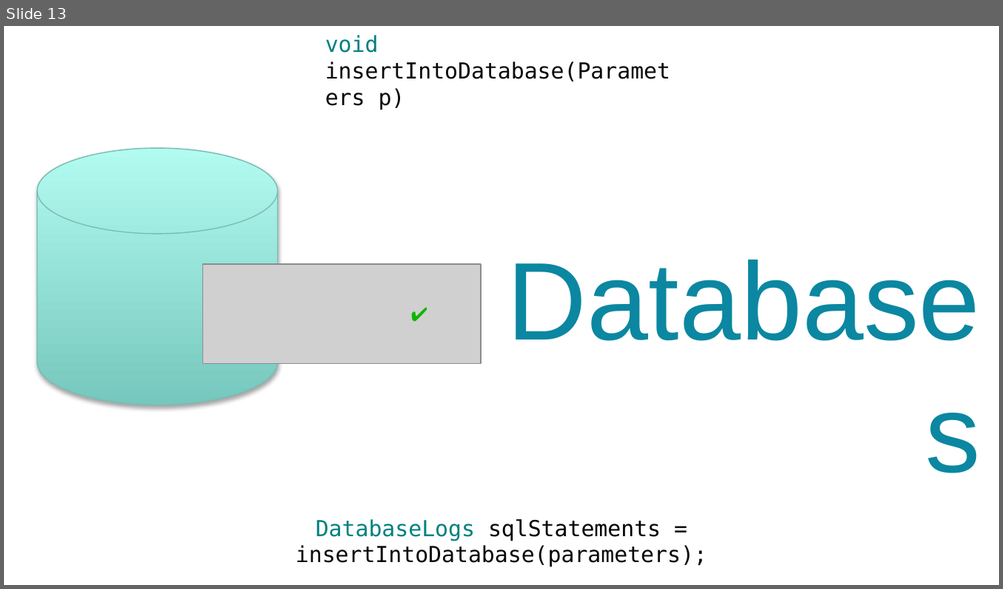
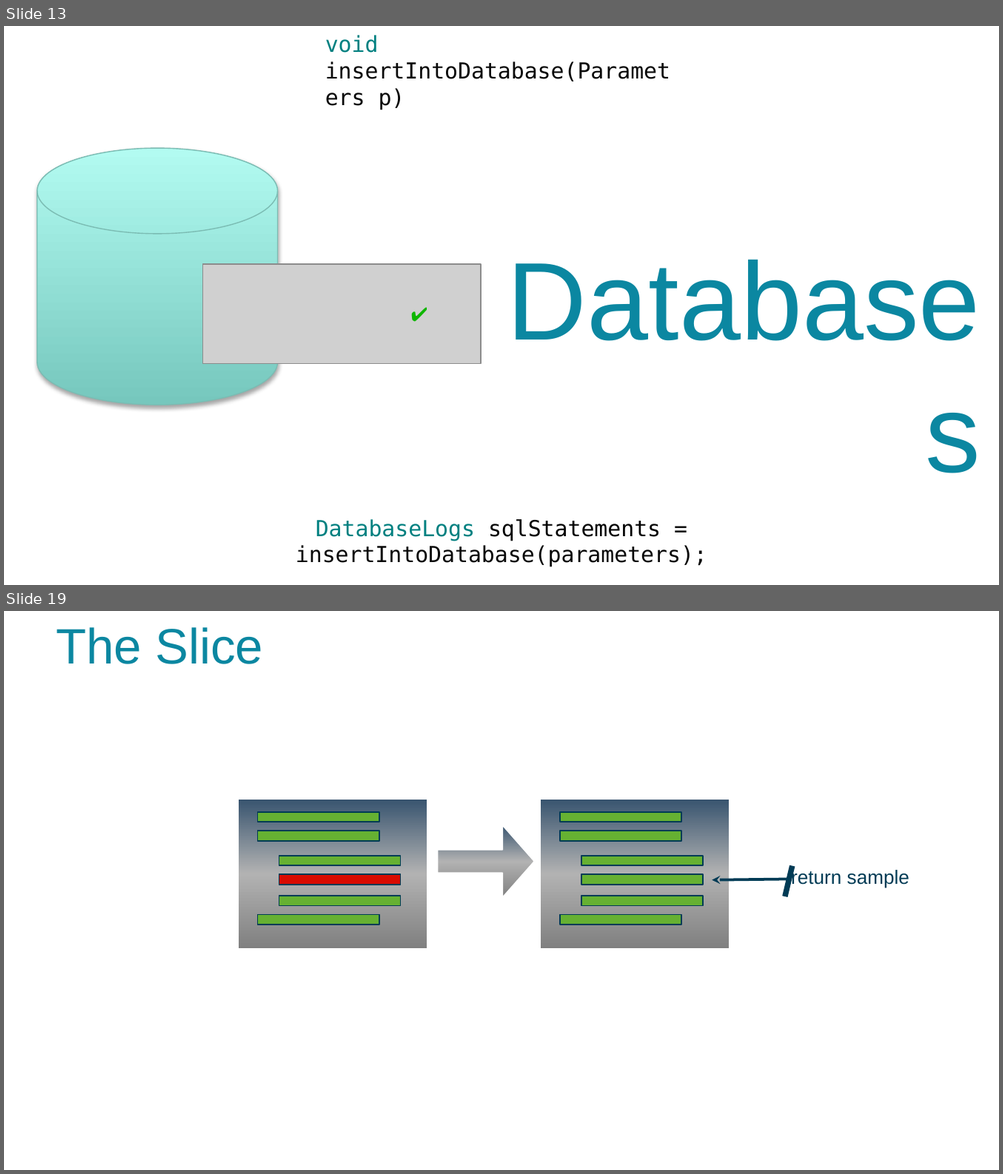
Before and after one commit to LearnWithLlew/TestingLegacyCodeCourse.slides, a slide deck: 05 Functional Harness Retro.pptx. Shown one above the other, each under a label of ours: slide 13 before the commit, slides 13 and 19 after it; the slides between them are not shown. The pictures are 1003x589 and 1003x1174 pixels, drawn with LibreOffice and Linux fonts; fonts in the diff are those of the drawing; grey boxes stand for pictures. Boxes give left, top, right and bottom in pixels: in the first picture for what was removed or moved away, otherwise in the second. Text is boxed around its words. In the diff, an @@ line names an element or a change of style, - is before the commit and + after.

```diff
--- a/05 Functional Harness Retro.pptx
+++ b/05 Functional Harness Retro.pptx
@@ slide 19 added at (x1=4, y1=611, x2=999, y2=1170), background #FFFFFF @@
@@ title added at (x1=56, y1=627, x2=264, y2=664), 36 pt, text #0B87A1 @@
+The Slice
@@ rectangle added at (x1=238, y1=799, x2=427, y2=949), fill gradient #808080 to #B2B2B2 to #385470, outline #FFFFFF 1 pt @@
@@ rectangle added at (x1=540, y1=799, x2=729, y2=949), fill gradient #808080 to #B2B2B2 to #385470, outline #FFFFFF 1 pt @@
@@ rectangle added at (x1=258, y1=831, x2=379, y2=840), fill #66B132, outline #003B55 1 pt @@
@@ rectangle added at (x1=258, y1=812, x2=379, y2=822), fill #66B132, outline #003B55 1 pt @@
@@ right arrow added at (x1=438, y1=825, x2=535, y2=897), fill gradient #808080 to #B2B2B2 to #385470, outline #FFFFFF 1 pt @@
@@ rectangle added at (x1=560, y1=831, x2=681, y2=840), fill #66B132, outline #003B55 1 pt @@
@@ rectangle added at (x1=560, y1=812, x2=681, y2=822), fill #66B132, outline #003B55 1 pt @@
@@ rectangle added at (x1=279, y1=874, x2=400, y2=885), fill #D90B00, outline #003B55 1 pt @@
@@ rectangle added at (x1=279, y1=856, x2=400, y2=866), fill #66B132, outline #003B55 1 pt @@
@@ rectangle added at (x1=581, y1=856, x2=702, y2=866), fill #66B132, outline #003B55 1 pt @@
@@ rectangle added at (x1=581, y1=874, x2=702, y2=885), fill #66B132, outline #003B55 1 pt @@
@@ line added from (791, 866) to (785, 897), #003B55 4 pt @@
@@ text added at (x1=791, y1=869, x2=909, y2=889), 14 pt, text #003B55 @@
+return sample
@@ rectangle added at (x1=279, y1=895, x2=400, y2=906), fill #66B132, outline #003B55 1 pt @@
@@ rectangle added at (x1=581, y1=895, x2=702, y2=906), fill #66B132, outline #003B55 1 pt @@
@@ arrow added from (790, 880) to (712, 880), #003B55 2 pt @@
@@ rectangle added at (x1=258, y1=914, x2=379, y2=924), fill #66B132, outline #003B55 1 pt @@
@@ rectangle added at (x1=560, y1=914, x2=681, y2=924), fill #66B132, outline #003B55 1 pt @@
```
Also in this commit, not shown: 6 slides changed, 9 other slides added.
